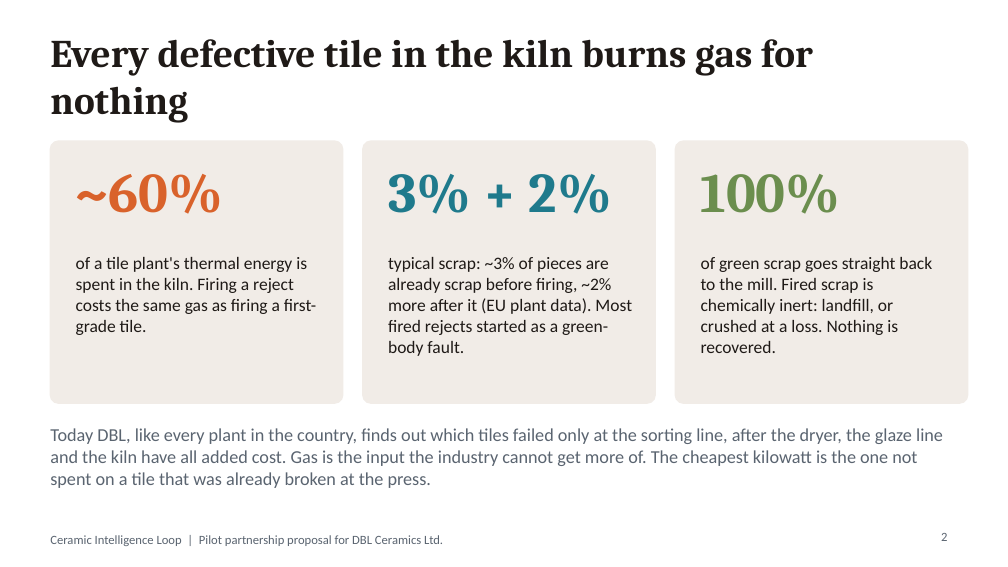
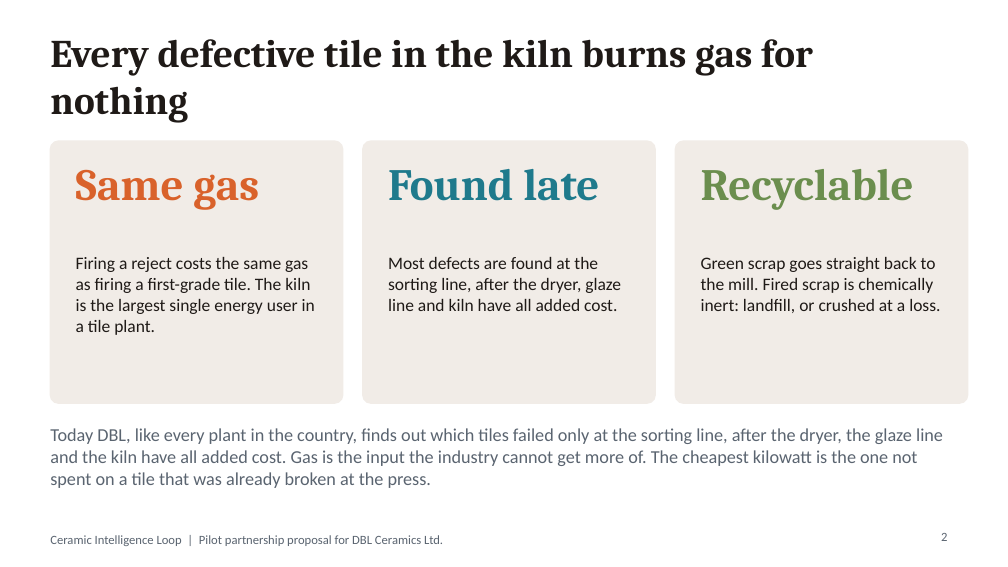
Before and after one commit to unigsports/HEAT-Project, a slide deck: slide 2 of deck/DBL_Group_Proposal.pptx. Drawn at 1008x567 pixels with LibreOffice and Linux fonts; fonts in the diff are those of the drawing. Boxes give left, top, right and bottom in pixels: in the first picture for what was removed or moved away, otherwise in the second. Text is boxed around its words. In the diff, an @@ line names an element or a change of style, - is before the commit and + after.

```diff
--- a/deck/DBL_Group_Proposal.pptx
+++ b/deck/DBL_Group_Proposal.pptx
@@ text at bbox=[76, 170, 259, 210]: text changed; size 40 to 32 pt @@
-~60%
+Same gas
@@ text at bbox=[388, 169, 599, 201]: text changed; size 40 to 32 pt @@
-3% + 2%
+Found late
@@ text at bbox=[701, 169, 914, 210]: text changed; size 40 to 32 pt @@
-100%
+Recyclable
@@ text at bbox=[76, 257, 315, 335]: text changed @@
-of a tile plant's thermal energy is spent in the kiln. Firing a reject costs the same gas as firing a first-grade tile.
+Firing a reject costs the same gas as firing a first-grade tile. The kiln is the largest single energy user in a tile plant.
@@ text at bbox=[388, 257, 621, 311]: text changed @@
-typical scrap: ~3% of pieces are already scrap before firing, ~2% more after it (EU plant data). Most fired rejects started as a green-body fault.
+Most defects are found at the sorting line, after the dryer, glaze line and kiln have all added cost.
@@ text at bbox=[701, 257, 940, 313]: text changed @@
-of green scrap goes straight back to the mill. Fired scrap is chemically inert: landfill, or crushed at a loss. Nothing is recovered.
+Green scrap goes straight back to the mill. Fired scrap is chemically inert: landfill, or crushed at a loss.
```
Also in this commit, not shown: 5 other slides changed, 5 other files.
